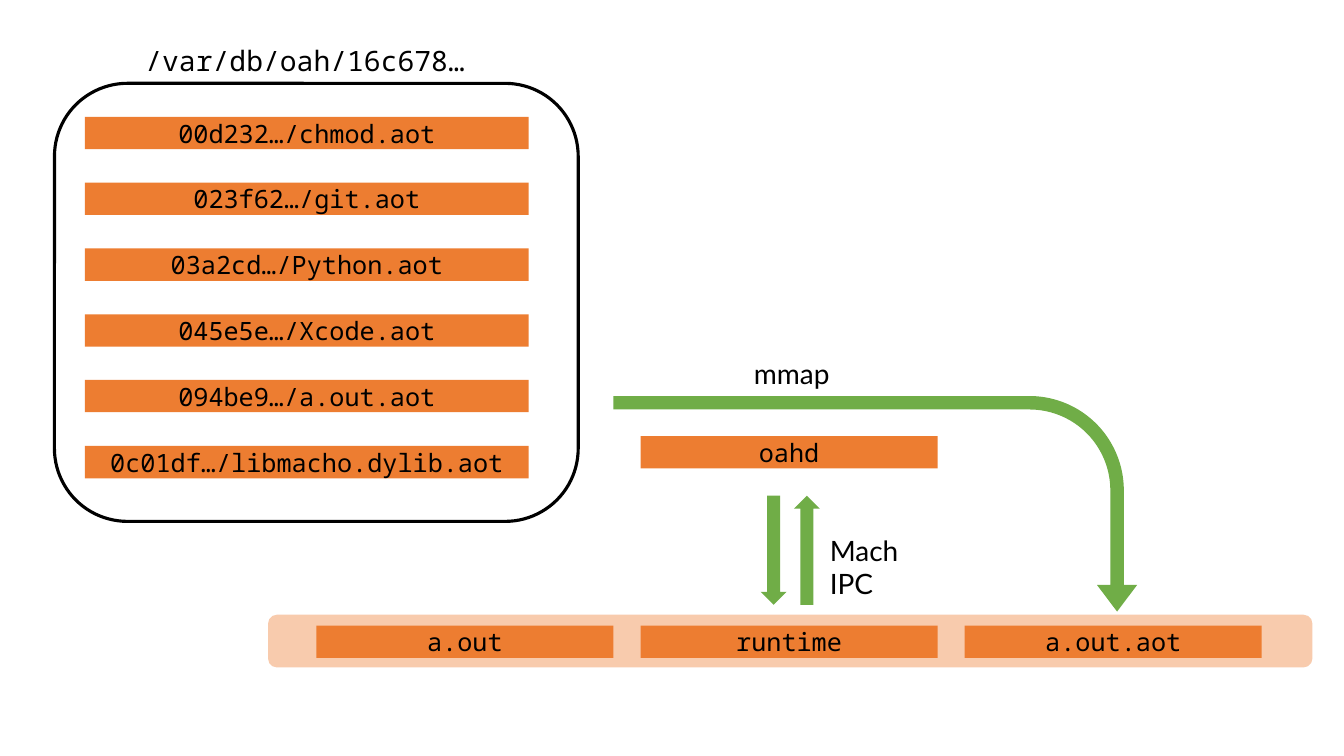
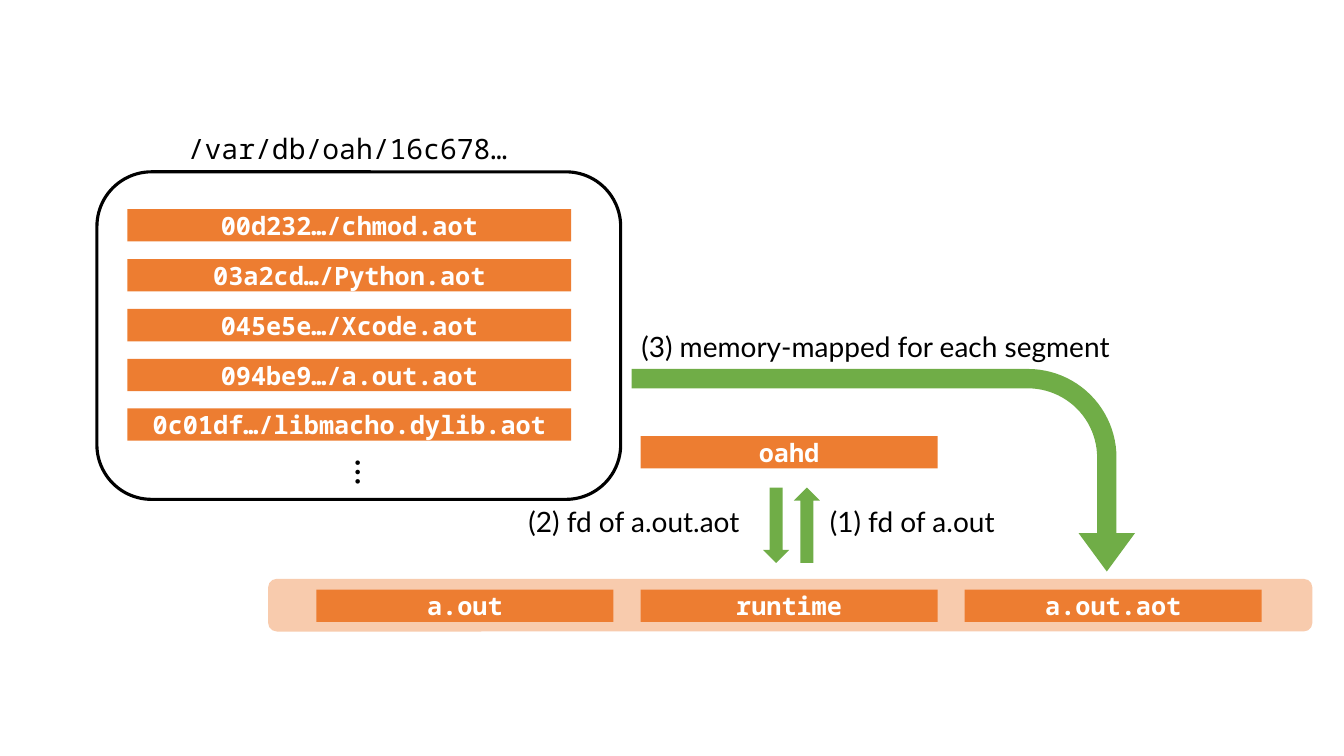
Before and after one commit to FFRI/ProjectChampollion, a slide deck: slide 5 of docs/assets/figures.pptx. Drawn at 1344x756 pixels with LibreOffice and Linux fonts; fonts in the diff are those of the drawing. Boxes give left, top, right and bottom in pixels: in the first picture for what was removed or moved away, otherwise in the second. Text is boxed around its words. In the diff, an @@ line names an element or a change of style, - is before the commit and + after.

```diff
--- a/docs/assets/figures.pptx
+++ b/docs/assets/figures.pptx
@@ text "/var/db/oah/16c678…": place and size @@
-text "/var/db/oah/16c678…" at (145, 49, 464, 72)
+text "/var/db/oah/16c678…" at (188, 137, 507, 160)
@@ rounded rectangle: place and size @@
-rounded rectangle at (54, 84, 579, 522)
+rounded rectangle at (97, 171, 621, 499)
@@ rectangle removed at (85, 182, 528, 215) @@
-023f62…/git.aot
@@ text colour #000000 to #FFFFFF, bold on in 9 elements at (640, 437, 938, 469), (127, 310, 571, 342), (127, 259, 571, 291), (317, 590, 614, 622), (640, 590, 938, 622), (965, 590, 1262, 622), (127, 359, 571, 391), (127, 408, 571, 441), (127, 210, 571, 242) @@
@@ rectangle "00d232…/chmod.aot": place and size @@
-rectangle "00d232…/chmod.aot" at (85, 117, 528, 149)
+rectangle "00d232…/chmod.aot" at (127, 210, 571, 242)
@@ rectangle "03a2cd…/Python.aot": place and size @@
-rectangle "03a2cd…/Python.aot" at (85, 249, 528, 281)
+rectangle "03a2cd…/Python.aot" at (127, 259, 571, 291)
@@ rectangle "045e5e…/Xcode.aot": place and size @@
-rectangle "045e5e…/Xcode.aot" at (85, 315, 528, 347)
+rectangle "045e5e…/Xcode.aot" at (127, 310, 571, 342)
@@ rectangle "094be9…/a.out.aot": place and size @@
-rectangle "094be9…/a.out.aot" at (85, 380, 528, 412)
+rectangle "094be9…/a.out.aot" at (127, 359, 571, 391)
@@ text added at (641, 335, 1110, 362), 20 pt, text #000000 @@
+(3) memory-mapped for each segment
@@ bent arrow: place and size @@
-bent arrow at (613, 396, 1137, 612)
+bent arrow at (632, 370, 1136, 572)
@@ bent arrow at (632, 370, 1136, 572): proportions changed @@
@@ text removed at (754, 369, 830, 389) @@
-mmap
@@ rectangle "0c01df…/libmacho.dylib.aot": place and size @@
-rectangle "0c01df…/libmacho.dylib.aot" at (85, 446, 528, 478)
+rectangle "0c01df…/libmacho.dylib.aot" at (127, 408, 571, 441)
@@ text added at (337, 449, 381, 497), 20 pt, text #000000, bold @@
+…
@@ up arrow: place and size @@
-up arrow at (761, 496, 787, 605)
+up arrow at (763, 488, 789, 564)
@@ up arrow: place and size @@
-up arrow at (795, 496, 821, 605)
+up arrow at (795, 488, 821, 564)
@@ text added at (528, 510, 739, 536), 20 pt, text #000000 @@
+(2) fd of a.out.aot
@@ text at (830, 510, 994, 536): text changed @@
-Mach IPC
+(1) fd of a.out
@@ 3 rectangles, 1 rounded rectangle: place and size @@
-3 rectangles, 1 rounded rectangle at (268, 615, 1313, 667)
+3 rectangles, 1 rounded rectangle at (268, 579, 1313, 631)
```
Also in this commit, not shown: 2 slides added, 1 slide removed, 43 other files.
